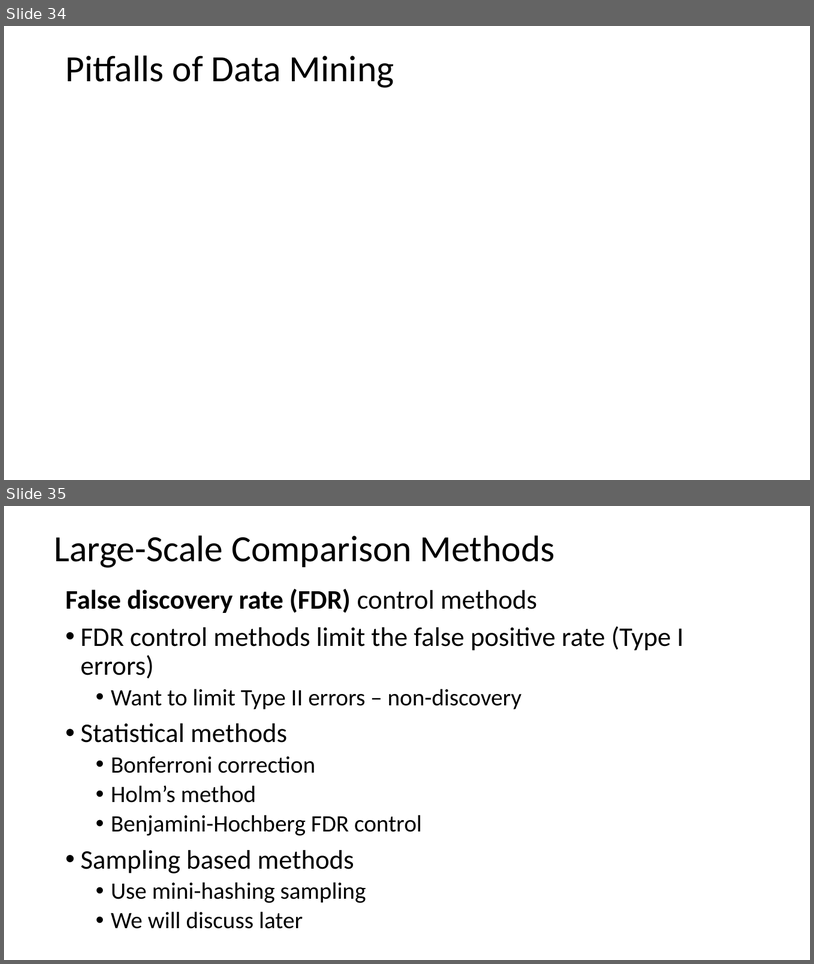
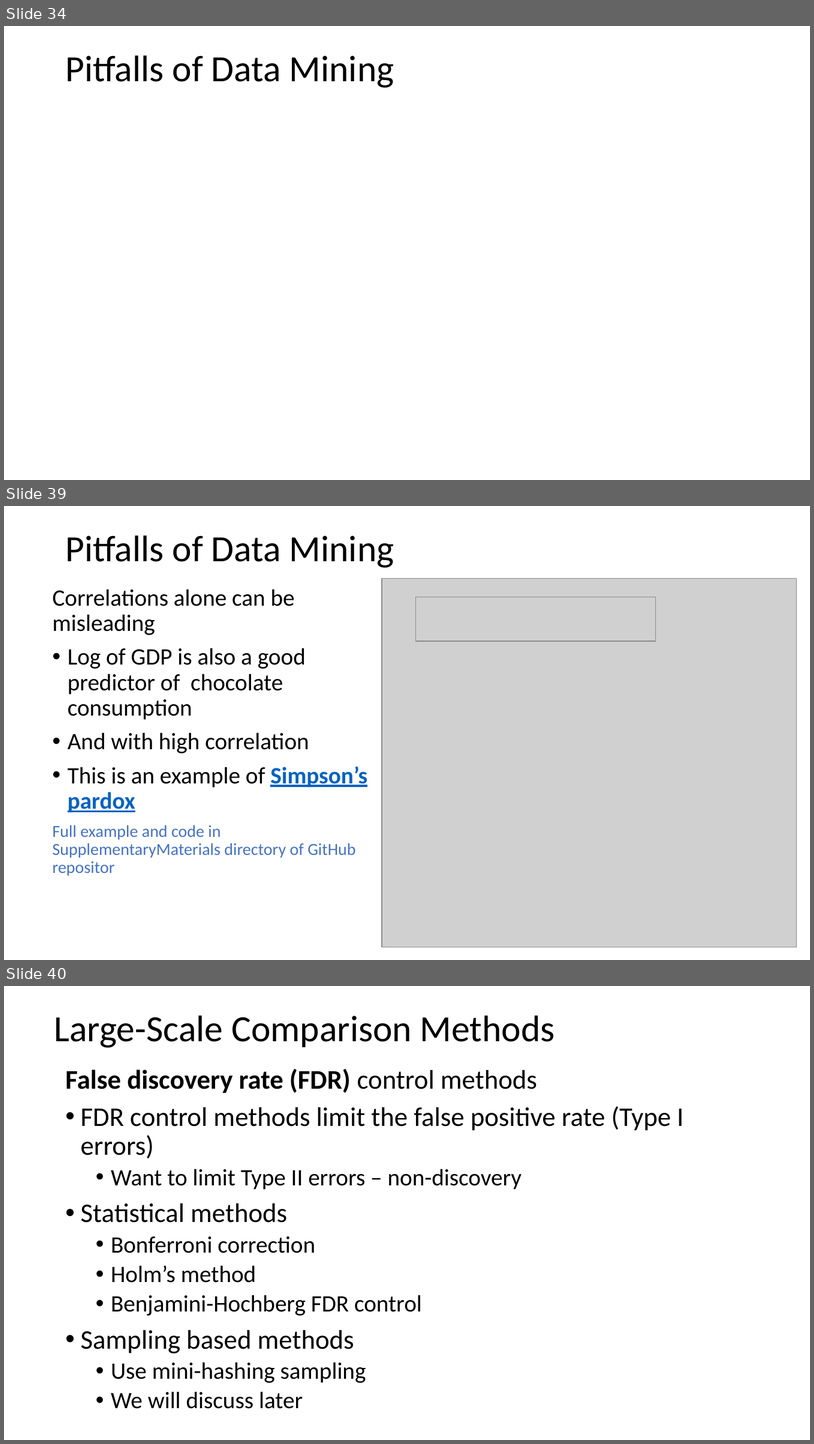
Before and after one commit to StephenElston/CSCI-E-108, a slide deck: slides/1_Introduction.pptx. Shown one above the other, each under a label of ours: slides 34 and 35 before the commit, slides 34, 39 and 40 after it; the slides between them are not shown. The pictures are 814x964 and 814x1444 pixels, drawn with LibreOffice and Linux fonts; fonts in the diff are those of the drawing; grey boxes stand for pictures. Boxes give left, top, right and bottom in pixels: in the first picture for what was removed or moved away, otherwise in the second. Text is boxed around its words. In the diff, an @@ line names an element or a change of style, - is before the commit and + after.

```diff
--- a/slides/1_Introduction.pptx
+++ b/slides/1_Introduction.pptx
@@ slide 39 added at [4, 506, 810, 960], background #FFFFFF @@
@@ text added at [65, 535, 394, 568], 44 pt, text #000000 @@
+Pitfalls of Data Mining
@@ text added at [53, 589, 368, 876], 28 pt, text #000000 @@
+Correlations alone can be misleading
+• Log of GDP is also a good predictor of chocolate consumption
+• And with high correlation
+• This is an example of Simpson’s pardox
+Full example and code in SupplementaryMaterials directory of GitHub repositor
@@ picture added at [382, 579, 797, 947] @@
@@ picture added at [416, 597, 656, 641] @@
@@ what was slide 35 is now slide 40 @@
```
Also in this commit, not shown: 4 other slides added, 1 other file.
